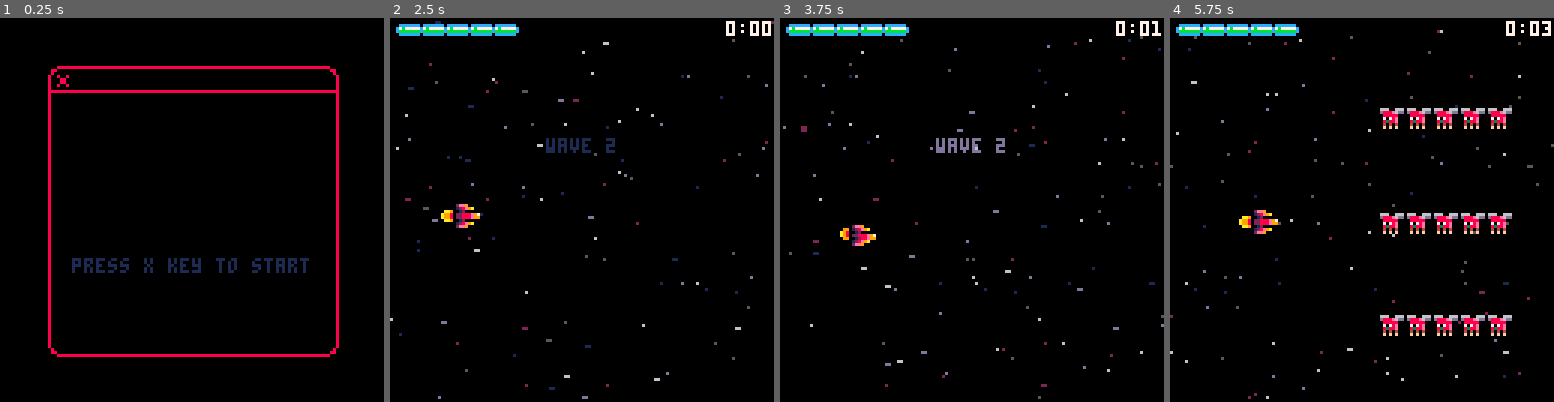
Above: before the commit, frames 1-4 (left to right).
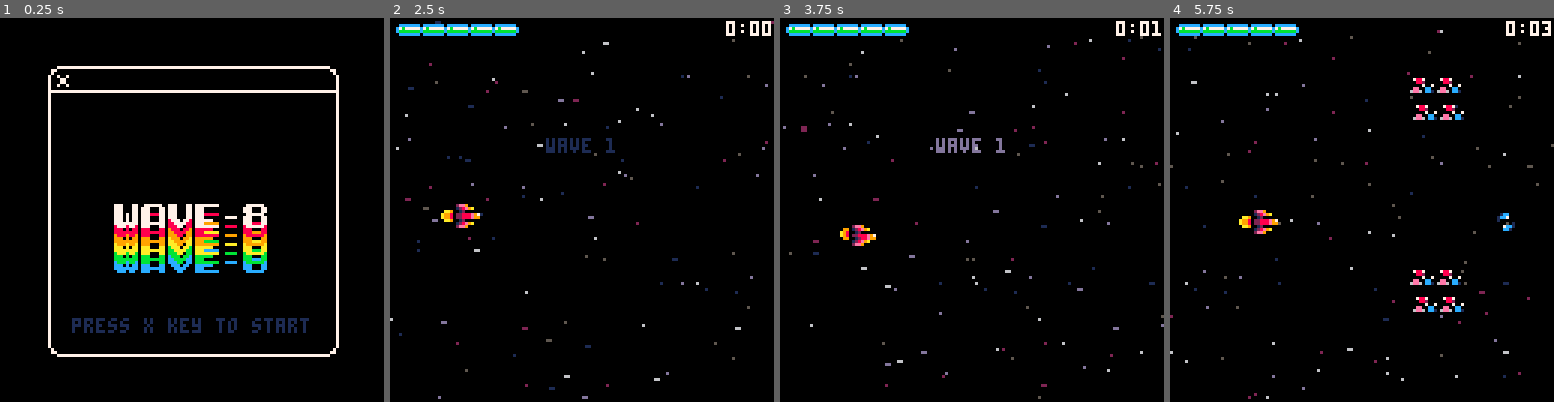
Above: after the commit, the same moments.

Repository: chmestan/PICO8-Shmup
Game: PICO-8 cartridge shmup.p8
The game is run twice, just before and just after one commit, with the same random seed, the same clock (stepped at 60 frames per second) and the same inputs.
Inputs:
- Up to frame 1 (0.25 s): no input
- Up to frame 2 (2.5 s): tap X (X key) at 0.33, 1.07, 1.85 s; hold Right 1.6-2.1 s; hold Up 2.15-2.42 s; hold Right from 2.47 s (still down)
- Up to frame 3 (3.75 s): tap X (X key) at 2.97 s; release Right at 3.03 s; hold Left 3.08-3.58 s; hold Down from 3.63 s (still down)
- Up to frame 4 (5.75 s): release Down at 3.97 s; hold Right 4.02-4.68 s; tap X (X key) at 4.08, 5.2 s; hold Up 4.73-5.03 s; hold Left 5.08-5.68 s; hold Down from 5.73 s (still down)

The runs differ from the first frame. In frame 1, 9.1% of the frame differs, in the area x 12-89%, y 12-89%; in frame 2, less than 0.1%; in frame 3, less than 0.1%; in frame 4, 4.0%.

Commit message:
Draft title screen

Diff:
--- a/shmup.p8
+++ b/shmup.p8
@@ -19,7 +19,7 @@
 
  music(2)
 
- wave=2
+ wave=1
  wavetime=64
 
  ship=
@@ -251,20 +251,22 @@
 
 function draw_start()
  cls(0)
- rect(16,16,112,112,8)
+ rect(16,16,112,112,7)
  for i=0,1 do
   for j=0,1 do
   circfill(16+96*i,16+96*j,4,0)
-  circ(20+88*i,20+88*j,4,8)
+  circ(20+88*i,20+88*j,4,7)
   circfill(22+84*i,22+84*j,5,0)
   end
  end
- line(16,24,112,24,8)
- line(19,19,22,22,8)
- line(22,19,19,22,8)
+ line(16,24,112,24,7)
+ line(19,19,22,22,7)
+ line(22,19,19,22,7)
 
  local txt = "press x key to start"
- print(txt,hcenter(txt),80,1)
+ print(txt,hcenter(txt),100,1)
+
+ drawtitle()
 end
 
 function draw_over()
@@ -312,6 +314,21 @@
  print(txt2,hcenter(txt2),80,blink({8,4,4,20,4,4}))
 
 end
+
+function drawtitle()
+ local sp = {250,251,252,253,254,255}
+ local xpos = {-26,-17,-8,1,9,17}
+-- local colors = {11,12,8,9,10,7}
+ local colors = {12,11,10,9,8,7}
+
+ for i =1,#sp do
+ 	for j =1,#colors do
+	  pal(7,colors[j])
+	  spr(sp[i],64+xpos[i],80-j*3)
+	 end
+	end
+end
+
 -->8
 -- input
 
@@ -918,7 +935,7 @@
 
 function enemymvmt(enm,nb)
  if nb==1 then
-  targetplayer(enm)
+  targetplayer(enm,2,2)
   mvmt1(enm)
  elseif nb==2 then
   mvmt2(enm)
@@ -962,224 +979,237 @@
   enm.mission = "move"
  end
 end
-…(221 lines of a section not shown)…
+-->8
+-- to do
+
+-- pick up for hp at end of wave
+-- start screen
+…(229 lines of a section not shown)…
Not shown, changed: 31 lines of the sprite sheet (__gfx__) section of shmup.p8
